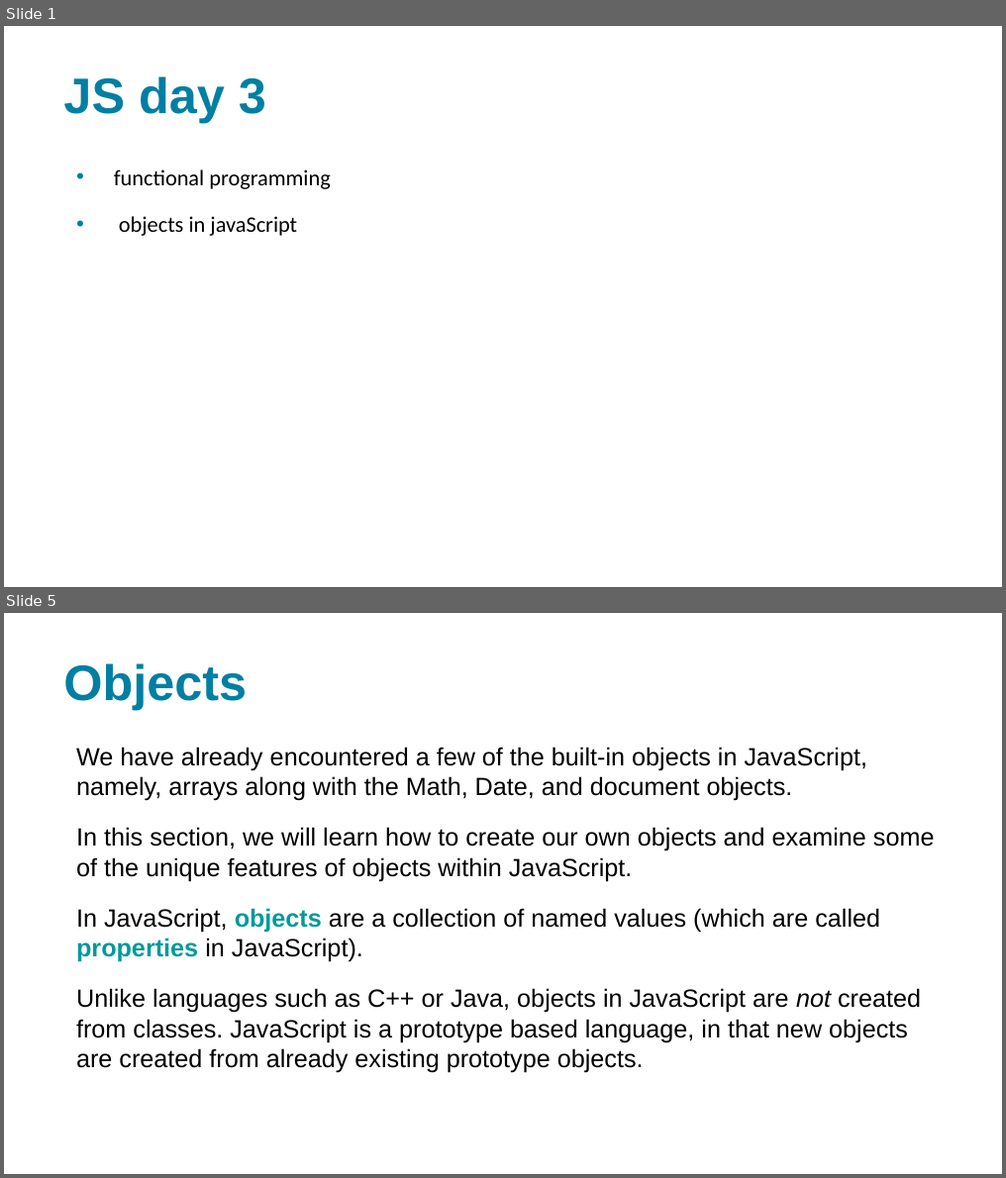
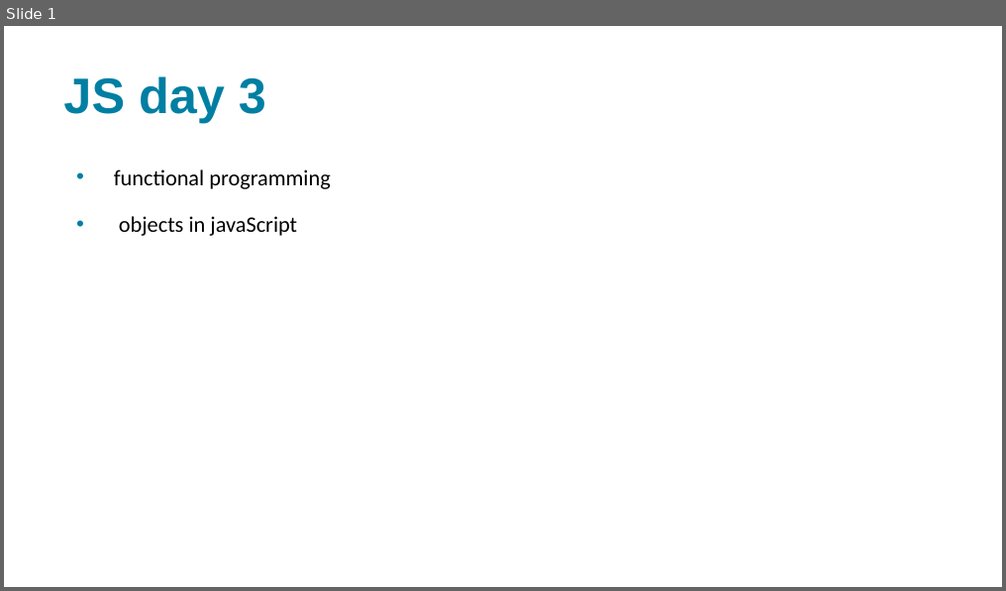
Before and after one commit to xbibogo/MMD24, a slide deck: semester2 PPT/uge 9 js del3.pptx. Shown one above the other, each under a label of ours: slides 1 and 5 before the commit, slide 1 after it; the slides between them are not shown. The pictures are 1006x1178 and 1006x591 pixels, drawn with LibreOffice and Linux fonts; fonts in the diff are those of the drawing. Boxes give left, top, right and bottom in pixels: in the first picture for what was removed or moved away, otherwise in the second. Text is boxed around its words. In the diff, an @@ line names an element or a change of style, - is before the commit and + after.

```diff
--- a/semester2 PPT/uge 9 js del3.pptx
+++ b/semester2 PPT/uge 9 js del3.pptx
@@ slide 5 removed at <box>4,613,1002,1174</box>, background #FFFFFF @@
@@ title removed at <box>63,663,247,710</box> @@
-Objects
@@ text removed at <box>76,747,935,1073</box> @@
-We have already encountered a few of the built-in objects in JavaScript, namely, arrays along with the Math, Date, and document objects.
-In this section, we will learn how to create our own objects and examine some of the unique features of objects within JavaScript.
-In JavaScript, objects are a collection of named values (which are called properties in JavaScript).
-Unlike languages such as C++ or Java, objects in JavaScript are not created from classes. JavaScript is a prototype based language, in that new objects are created from already existing prototype objects.
```
Also in this commit, not shown: 4 other slides removed, 4 other files.
